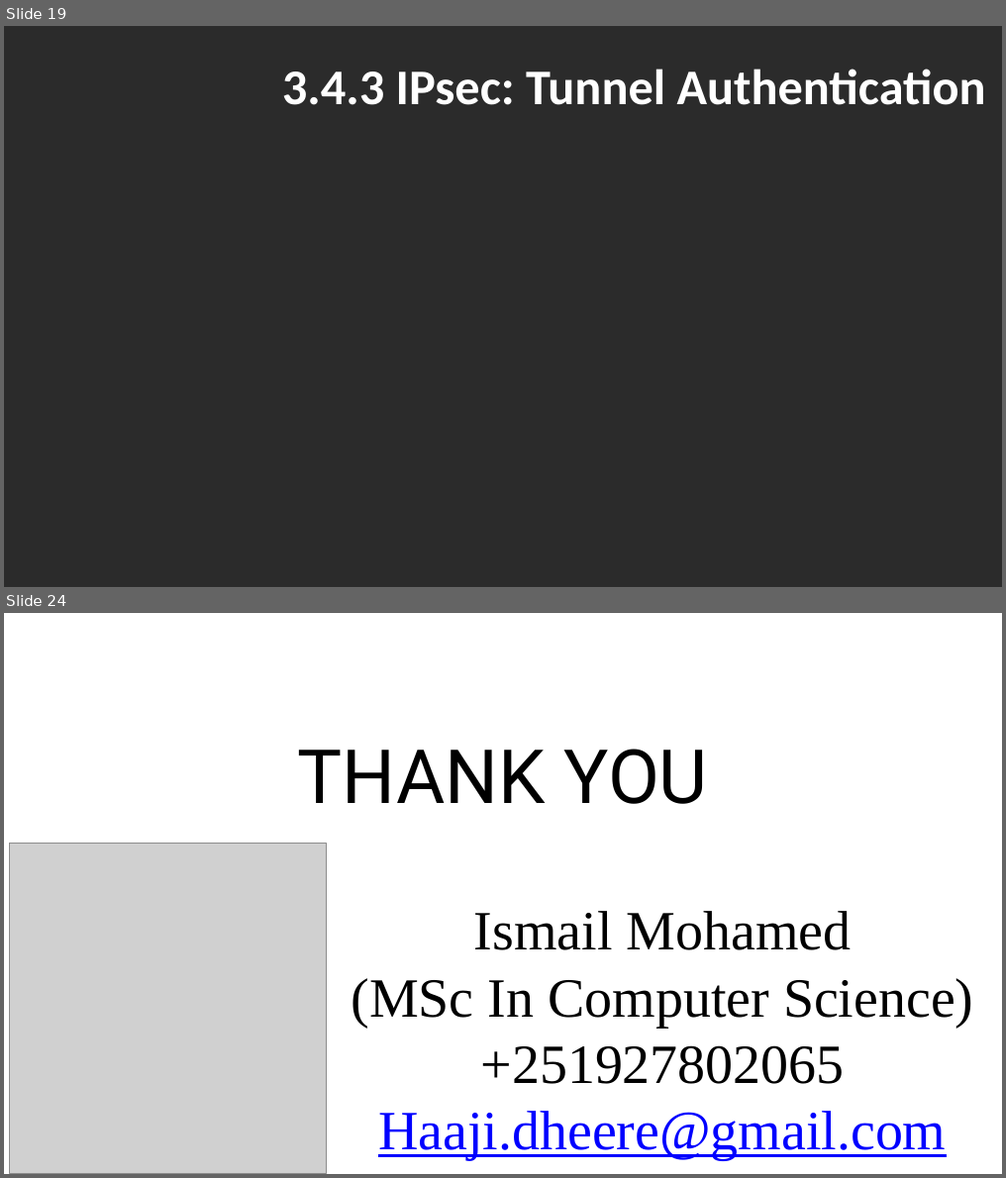
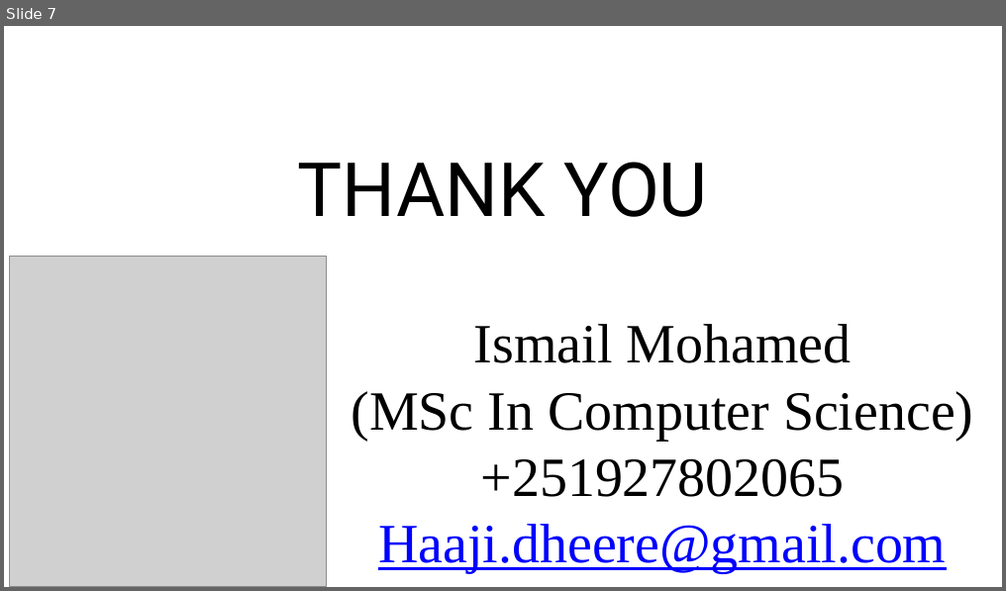
Before and after one commit to macaanto14/predicting-bank_credit_risk, a slide deck: Group 6.pptx. Shown one above the other, each under a label of ours: slides 19 and 24 before the commit, slide 7 after it; the slides between them are not shown. The pictures are 1006x1178 and 1006x591 pixels, drawn with LibreOffice and Linux fonts; fonts in the diff are those of the drawing; grey boxes stand for pictures; background and template pictures are left out; a plain dark background stands for a picture behind light text. Boxes give left, top, right and bottom in pixels: in the first picture for what was removed or moved away, otherwise in the second. Text is boxed around its words. In the diff, an @@ line names an element or a change of style, - is before the commit and + after.

```diff
--- a/Group 6.pptx
+++ b/Group 6.pptx
@@ slide 19 removed at (x1=4, y1=26, x2=1002, y2=587), background picture (left out) @@
@@ title removed at (x1=282, y1=69, x2=986, y2=105) @@
-3.4.3 IPsec: Tunnel Authentication
@@ what was slide 24 is now slide 7 @@
```
Also in this commit, not shown: 6 slides added, 22 other slides removed, 4 other files.
